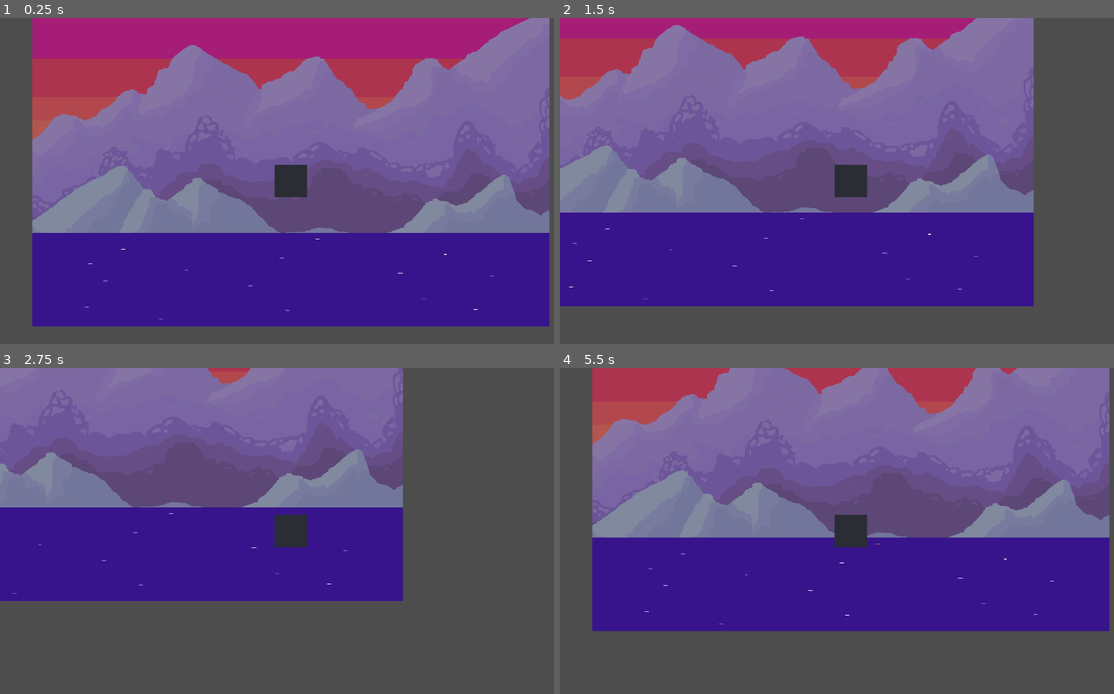
Above: before the commit, frames 1-4 (two rows, left to right).
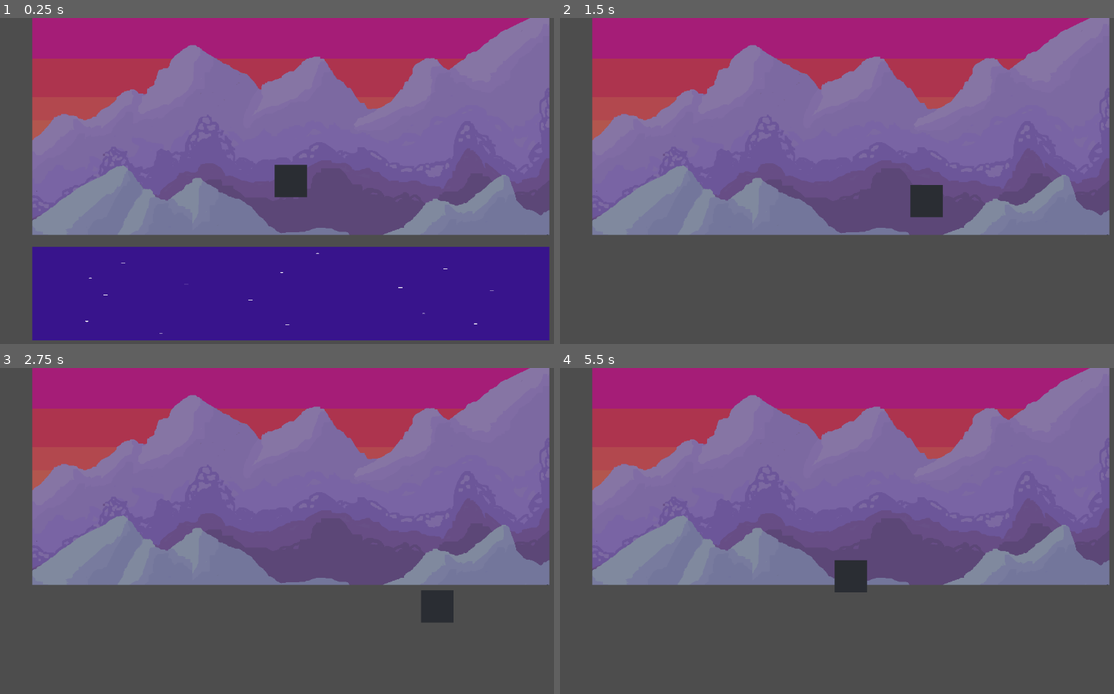
Above: after the commit, the same moments.

Repository: JMQ0598/Pogo-Game-Godot
Game: Godot game, scene res://Assets/Scenes/root.tscn
The game is run twice, just before and just after one commit, with the same random seed, the same clock (stepped at 60 frames per second) and the same inputs.
Inputs:
- Up to frame 1 (0.25 s): no input
- Up to frame 2 (1.5 s): hold D (walk_right) 0.53-1.28 s; hold S (walk_down) from 1.28 s (still down)
- Up to frame 3 (2.75 s): release S (walk_down) at 2.03 s; hold D (walk_right) from 2.03 s (still down)
- Up to frame 4 (5.5 s): release D (walk_right) at 2.78 s; hold W (walk_up) 2.78-3.53 s; hold A (walk_left) 3.53-5.03 s; hold S (walk_down) from 5.03 s (still down)

The runs differ from the first frame. In frame 1, 8.0% of the frame differs, in the area x 5-100%, y 65-99%; in frame 2, 56%; in frame 3, 65%, in the area x 0-100%, y 0-78%; in frame 4, 56%.

Commit message:
change root node to rigidbody2d, add boulder

Diff:
--- /dev/null
+++ b/pogo-game/Assets/Scenes/boulder.tscn
@@ -0,0 +1,17 @@
+[gd_scene load_steps=4 format=3 uid="uid://dudx0gs6bucav"]
+
+[ext_resource type="Texture2D" uid="uid://d1e71kaodqi36" path="res://Assets/Sprites/Crystal Hazard.png" id="1_j5pr0"]
+[ext_resource type="Script" uid="uid://c3wupr0l0vv6q" path="res://Assets/Scripts/boulder.gd" id="2_ljjce"]
+
+[sub_resource type="CircleShape2D" id="CircleShape2D_svwq5"]
+radius = 13.0
+
+[node name="Boulder" type="RigidBody2D"]
+
+[node name="Sprite2D" type="Sprite2D" parent="."]
+texture_filter = 1
+texture = ExtResource("1_j5pr0")
+script = ExtResource("2_ljjce")
+
+[node name="CollisionShape2D" type="CollisionShape2D" parent="."]
+shape = SubResource("CircleShape2D_svwq5")
--- a/pogo-game/Assets/Scenes/platform.tscn
+++ b/pogo-game/Assets/Scenes/platform.tscn
@@ -5,14 +5,12 @@
 [sub_resource type="RectangleShape2D" id="RectangleShape2D_i5wvk"]
 size = Vector2(1024, 186)
 
-[node name="Platform" type="Node2D"]
-
-[node name="RigidBody2D" type="RigidBody2D" parent="."]
-
-[node name="CollisionShape2D" type="CollisionShape2D" parent="RigidBody2D"]
-shape = SubResource("RectangleShape2D_i5wvk")
+[node name="Platform" type="RigidBody2D"]
 
 [node name="Sprite2D" type="Sprite2D" parent="."]
 texture_filter = 1
 scale = Vector2(1, 0.18164063)
 texture = ExtResource("1_i5wvk")
+
+[node name="CollisionShape2D" type="CollisionShape2D" parent="."]
+shape = SubResource("RectangleShape2D_i5wvk")
--- /dev/null
+++ b/pogo-game/Assets/Scripts/boulder.gd
@@ -0,0 +1,7 @@
+extends RigidBody2D
+
+@export var gravity : float = 10
+@export var rotation_speed : float = 5
+
+func _physics_process(_delta):
+	pass
--- a/pogo-game/Assets/Scripts/camera_follow.gd
+++ b/pogo-game/Assets/Scripts/camera_follow.gd
@@ -3,10 +3,8 @@
 # Please assign a target in the editor
 @export var follow_target : Node2D = null
 
-func _ready():
-	pass
-
 func _physics_process(_delta):
 
 	# Set to match position of target
-	global_position = follow_target.global_position
+	if (follow_target.global_position.y < global_position.y):
+		global_position.y = follow_target.global_position.y
Not shown, added: pogo-game/Assets/Scripts/boulder.gd.uid
